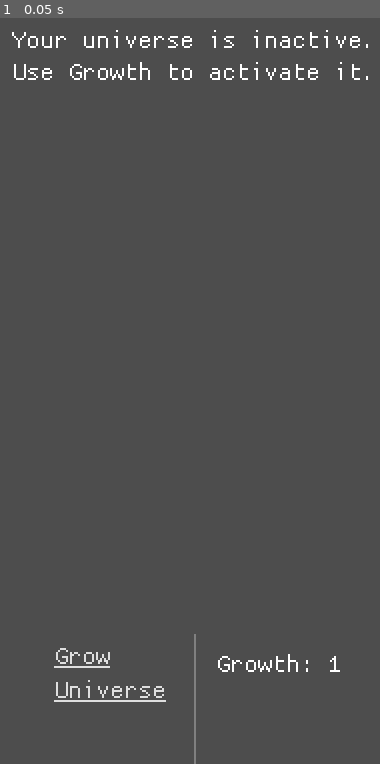
Above: before the commit, frame 1.
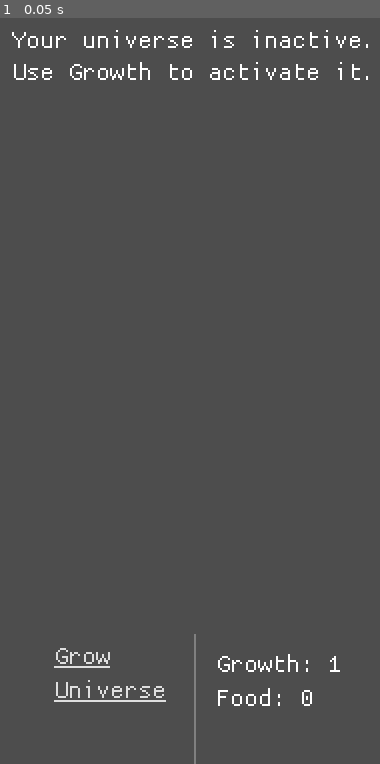
Above: after the commit, the same moment.

Repository: lancemgiles/Idle01
Game: Godot game, scene res://main.tscn
Two runs of this game, one before a commit and one after it. Both use one fixed random seed, a clock stepped at 60 frames per second and the inputs below.
Inputs:
- Up to frame 1 (0.05 s): no input

The runs differ from the first frame. In frame 1, 0.1% of the frame differs, in the area x 57-83%, y 89-93%.

Commit message:
finished ep 19

Diff:
--- a/proto/abstracts/drinks.gd
+++ b/proto/abstracts/drinks.gd
@@ -17,6 +17,8 @@
 var refined_food := 0
 ## Amount of refined food being released.
 var release_value := 1
+## Modifier applied to food generation/gathering
+var effect_food_generation := 0
 
 ## Tries to consume food.
 func attract_food() -> void:
@@ -29,14 +31,25 @@
 
 
 func refine_food() -> void:
-	if food >= 25:
+	var refined_food_to_create := -1
+	if food >= 100:
+		var error : Error = consume_food(9)
+		if error: return
+
+		refined_food_to_create = 5
+
+	elif food >= 25:
 		var error : Error = consume_food(3)
 		if error: return
 
-		var refined_food_to_create := 2
+		refined_food_to_create = 2
+
+	if refined_food_to_create != -1:
 		refined_food += refined_food_to_create
 		Main.ref.data.universe.refined_food += refined_food_to_create
 		Main.ref.data.drinks[data_index].refined_food = refined_food
+		calculate_effect_food_generation()
+		composition_updated.emit()
 
 
 func consume_food(quantity : int) -> Error:
@@ -50,7 +63,7 @@
 	if refined_food >= quantity:
 		refined_food -= quantity
 		Main.ref.data.drinks[data_index].refined_food = refined_food
-		composition_updated.emit()
+		calculate_effect_food_generation()
 		return Error.OK
 
 	return Error.FAILED
@@ -66,6 +79,15 @@
 		return
 	HandlerRefinedFood.ref.create_refined_food(quantity)
 
+func calculate_effect_food_generation() -> void:
+	var old_effect : int = effect_food_generation
+	if refined_food >= 25:
+		effect_food_generation = 1
+	if refined_food >= 100:
+		effect_food_generation = 2
+	if effect_food_generation != old_effect:
+		HandlerDrinks.ref.calculate_drink_effect_food_generation()
+
 func _on_drink_timer_timeout() -> void:
 	attract_food()
 	refine_food()
--- a/proto/handlers/handler_drinks.gd
+++ b/proto/handlers/handler_drinks.gd
@@ -11,6 +11,8 @@
 	else: queue_free()
 
 signal drink_created
+signal drink_effect_updated
+signal effect_food_consumption_updated
 
 @export var timer : Timer
 
@@ -22,6 +24,9 @@
 var max_attraction_value := 5
 var min_release_value := 1
 var max_release_value := 5
+
+var effect_food_generation := 0
+var effect_food_consumed := 0
 
 func _ready() -> void:
 	load_drinks()
@@ -44,6 +49,7 @@
 		timer.timeout.connect(new_drink._on_drink_timer_timeout)
 
 		drinks.append(new_drink)
+	calculate_effect_food_consumed()
 
 func get_all_drinks() -> Array[Drinks]:
 	return drinks
@@ -66,14 +72,38 @@
 	data_drink.release_value = new_drink.release_value
 	Main.ref.data.drinks.append(data_drink)
 
+	calculate_effect_food_consumed()
+
 	drink_created.emit()
 	return Error.OK
 
 ## Change food consumption value for a single drink.
-func update_drink_attraction_value(index : int, value : int) -> void:
+func update_drink_food_attraction_value(index : int, value : int) -> void:
 	drinks[index].attraction_value = value
 	Main.ref.data.drinks[index].attraction_value = value
+	calculate_effect_food_consumed()
 
 func update_drink_release_value(index : int, value : int) -> void:
 	drinks[index].release_value = value
 	Main.ref.data.drinks[index].release_value = value
+
+## Add all Drink effects into a single property.
+func calculate_drink_effect_food_generation() -> void:
+	var old_effect : int = effect_food_generation
+	var new_effect := 0
+	for drink : Drinks in drinks:
+		new_effect += drink.effect_food_generation
+	effect_food_generation = new_effect
+
+	if new_effect != old_effect:
+		drink_effect_updated.emit()
+
+func calculate_effect_food_consumed() -> void:
+	var old_effect : int = effect_food_consumed
+	var new_effect := 0
+	for drink : Drinks in drinks:
+		new_effect += drink.attraction_value
+
+	effect_food_consumed = new_effect
+	if effect_food_consumed != old_effect:
+		effect_food_consumption_updated.emit()
--- a/proto/handlers/handler_food_generator.gd
+++ b/proto/handlers/handler_food_generator.gd
@@ -18,6 +18,7 @@
 func _ready() -> void:
 	calculate_generator_power()
 	HandlerGrowthUpgrades.ref.upgrade_leveled_up.connect(watch_for_upgrades_level_up)
+	HandlerDrinks.ref.drink_effect_updated.connect(_on_drink_effect_updated)
 
 	if Main.ref.data.growth_upgrades.u_01_food_generator_level:
 		timer.start()
@@ -33,9 +34,14 @@
 	timer.start()
 	HandlerGrowthUpgrades.ref.u_01_food_generation.leveled_up.disconnect(watch_for_growth01_level_up)
 
+
+func _on_drink_effect_updated() -> void:
+	calculate_generator_power()
+
 func calculate_generator_power() -> void:
 	var new_power := 1
 	new_power += Main.ref.data.growth_upgrades.u_02_food_boost_level
+	new_power += HandlerDrinks.ref.effect_food_generation
 
 	generator_power = new_power
 	generator_power_calculated.emit()
--- a/proto/views/compo_active_effects.gd
+++ b/proto/views/compo_active_effects.gd
@@ -4,14 +4,20 @@
 
 func _ready() -> void:
 	connect_signals()
-	_update_food_per_second()
+	_update_active_effects()
 
 func connect_signals() -> void:
 	HandlerFoodGenerator.ref.generator_power_calculated.connect(_on_food_generator_power_calculated)
+	HandlerDrinks.ref.effect_food_consumption_updated.connect(_on_effect_drink_food_consumption_updated)
 
-func _update_food_per_second() -> void:
-	var text := "[b]Food per second [/b] %s " % HandlerFoodGenerator.ref.generator_power
+func _update_active_effects() -> void:
+	var text := "Food per second: %s" % HandlerFoodGenerator.ref.generator_power
+	if (HandlerDrinks.ref.effect_food_consumed):
+		text += "\nDrinks' food consumption: %s" % HandlerDrinks.ref.effect_food_consumed
 	food_per_second.text = text
 
 func _on_food_generator_power_calculated() -> void:
-	_update_food_per_second()
+	_update_active_effects()
+
+func _on_effect_drink_food_consumption_updated() -> void:
+	_update_active_effects()
--- a/proto/views/drinks/compo_drink.gd
+++ b/proto/views/drinks/compo_drink.gd
@@ -27,9 +27,7 @@
 
 func update_label_composition() -> void:
 	var text = "Food: %s" % drink.food
-
-	if drink.refined_food:
-		text += "\nRefined food: %s" % drink.refined_food
+	text += "\nRefined food: %s" % drink.refined_food
 	label_composition.text = text
 
 func update_attraction_slider() -> void:
--- a/proto/views/drinks/drink.tscn
+++ b/proto/views/drinks/drink.tscn
@@ -20,6 +20,8 @@
 [node name="DrinkName" type="Label" parent="."]
 layout_mode = 2
 text = "Drink Name"
+metadata/signals_manager_path = "../mobile_plugin_signals_manager"
+metadata/tooltip_on_mobile = false
 
 [node name="MarginContainer" type="MarginContainer" parent="."]
 layout_mode = 2
--- a/proto/views/universe/universe_view.tscn
+++ b/proto/views/universe/universe_view.tscn
@@ -1,8 +1,10 @@
-[gd_scene load_steps=4 format=3 uid="uid://cniwho0o02e06"]
+[gd_scene load_steps=6 format=3 uid="uid://cniwho0o02e06"]
 
 [ext_resource type="Script" uid="uid://c6kpgpuhfrxal" path="res://proto/views/universe/universe_view.gd" id="1_h4f66"]
 [ext_resource type="Script" uid="uid://bbaugv3o8xiss" path="res://proto/views/compo_active_effects.gd" id="2_c7grh"]
 [ext_resource type="PackedScene" uid="uid://cmsq8brlwbnwt" path="res://ui/growth_progress_bar.tscn" id="3_c7grh"]
+[ext_resource type="PackedScene" uid="uid://f4tiqnp8tflm" path="res://addons/mobile/signals_manager/signals_manager.tscn" id="4_te26m"]
+[ext_resource type="Script" uid="uid://bxgum42d6752l" path="res://addons/mobile/signals_manager/signals_manager.gd" id="5_l11gm"]
 
 [node name="UniverseView" type="Control" node_paths=PackedStringArray("intro_text", "main_content")]
 layout_mode = 3
@@ -15,6 +17,8 @@
 intro_text = NodePath("IntroText")
 main_content = NodePath("MainMarginContainer")
 view = 3
+metadata/signals_manager_path = "mobile_plugin_signals_manager"
+metadata/tooltip_on_mobile = false
 
 [node name="MainMarginContainer" type="MarginContainer" parent="."]
 layout_mode = 1
@@ -63,6 +67,8 @@
 layout_mode = 2
 bbcode_enabled = true
 text = "Food: <no value>"
+metadata/signals_manager_path = "../../../../../mobile_plugin_signals_manager"
+metadata/tooltip_on_mobile = false
 
 [node name="Space" type="Control" parent="MainMarginContainer/VBoxContainer/MarginContainer2/VBoxContainer"]
 custom_minimum_size = Vector2(8, 0)
@@ -103,3 +109,9 @@
 size_flags_horizontal = 4
 text = "Your universe is inactive.
 Use Growth to activate it."
+
+[node name="mobile_plugin_signals_manager" type="Node" parent="." instance=ExtResource("4_te26m")]
+editor_description = "The mobile plugin uses this node to store node connections. It is an internal node. If you delete this node, it will be recreated, but any connections you made through the mobile plugin will be lost. The node must be a direct child of the scene root and have the same name as found in \"mobile.gd\".CONNECTOR"
+script = ExtResource("5_l11gm")
+metadata/tooltip_overrides = {}
+metadata/help_bar_overrides = {}
--- a/ui/UI.tscn
+++ b/ui/UI.tscn
@@ -8,7 +8,6 @@
 [ext_resource type="PackedScene" uid="uid://dv2jmda7j2v25" path="res://proto/views/proto_grow_view.tscn" id="6_s15di"]
 [ext_resource type="PackedScene" uid="uid://f4tiqnp8tflm" path="res://addons/mobile/signals_manager/signals_manager.tscn" id="8_au5f4"]
 [ext_resource type="Script" uid="uid://bval16rs4m2wj" path="res://ui/refined_food_label.gd" id="8_mwp23"]
-[ext_resource type="Script" uid="uid://bxgum42d6752l" path="res://addons/mobile/signals_manager/signals_manager.gd" id="9_mwp23"]
 [ext_resource type="PackedScene" uid="uid://cniwho0o02e06" path="res://proto/views/universe/universe_view.tscn" id="11_1qfk0"]
 
 [node name="Ui" type="Control"]
@@ -145,11 +144,7 @@
 metadata/signals_manager_path = "../../../../../../../mobile_plugin_signals_manager"
 metadata/tooltip_on_mobile = false
 
-[node name="mobile_plugin_signals_manager" type="Node" parent="." instance=ExtResource("8_au5f4")]
-editor_description = "The mobile plugin uses this node to store node connections. It is an internal node. If you delete this node, it will be recreated, but any connections you made through the mobile plugin will be lost. The node must be a direct child of the scene root and have the same name as found in \"mobile.gd\".CONNECTOR"
-script = ExtResource("9_mwp23")
-metadata/tooltip_overrides = {}
-metadata/help_bar_overrides = {}
+[node name="mobile_plugin_signals_manager" parent="." instance=ExtResource("8_au5f4")]
 
 [connection signal="pressed" from="VBoxContainer/LeftPanel/HBoxContainer/Navigator/MarginContainer/VBoxContainer/ProtoGrow" to="." method="_on_proto_grow_pressed"]
 [connection signal="pressed" from="VBoxContainer/LeftPanel/HBoxContainer/Navigator/MarginContainer/VBoxContainer/UniverseLink" to="." method="_on_universe_link_pressed"]
--- a/ui/food_label.gd
+++ b/ui/food_label.gd
@@ -7,7 +7,4 @@
 	HandlerFood.ref.food_consumed.connect(update_label_text)
 
 func update_label_text(_quantity: int = -1) -> void:
-	if HandlerFood.ref.food():
-		text = "Food: %s" % HandlerFood.ref.food()
-	else:
-		text = " "
+	text = "Food: %s" % HandlerFood.ref.food()
Not shown: 1 places in ui/UI.tscn that only renumber resources
